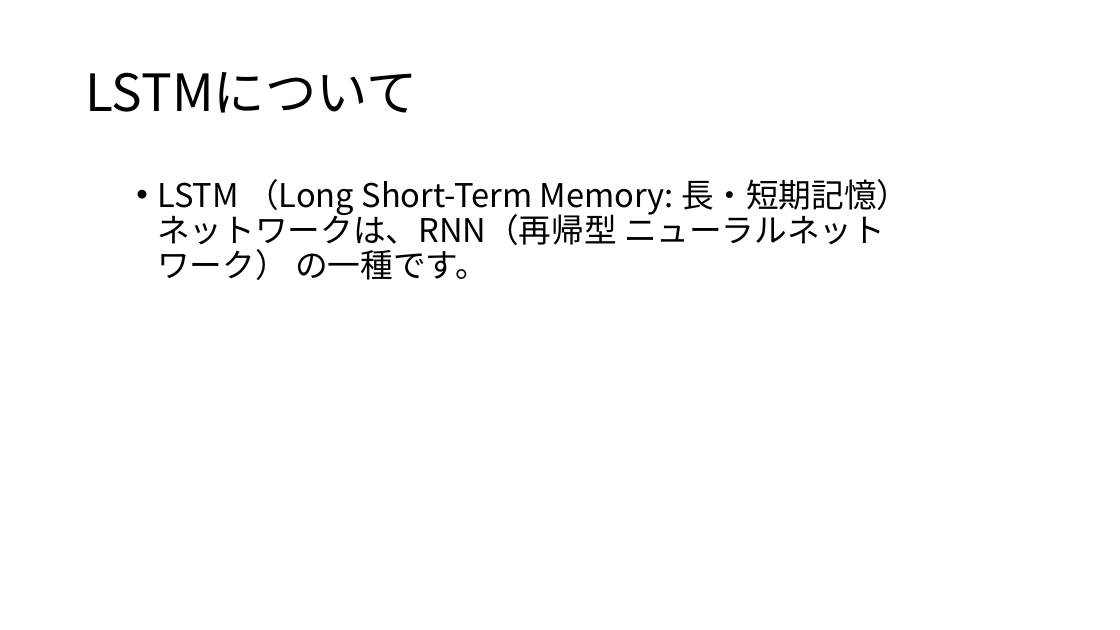
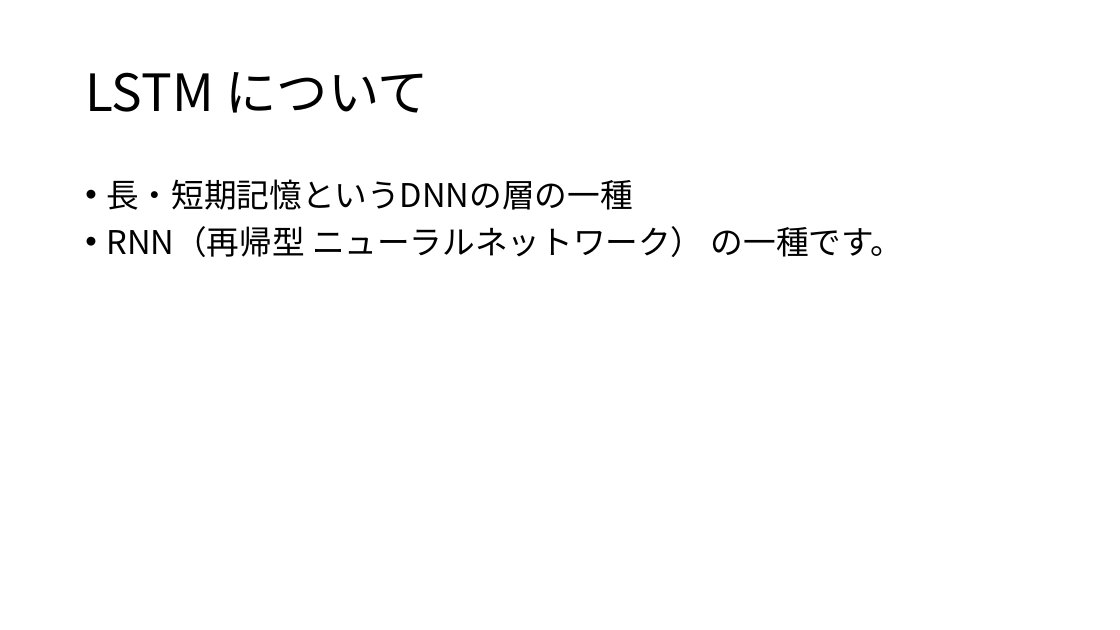
Before and after one commit to yoshitake266/bitComposer_prj, a slide deck: slide 9 of presentation/bit Composer.pptx. Drawn at 1120x630 pixels with LibreOffice and Linux fonts; fonts in the diff are those of the drawing. Boxes give left, top, right and bottom in pixels: in the first picture for what was removed or moved away, otherwise in the second. Text is boxed around its words. In the diff, an @@ line names an element or a change of style, - is before the commit and + after.

```diff
--- a/presentation/bit Composer.pptx
+++ b/presentation/bit Composer.pptx
@@ title at <box>85,72,430,113</box>: spaces changed @@
-LSTMについて
+LSTM について
@@ text at <box>106,179,904,257</box>: text changed @@
-• LSTM （Long Short-Term Memory: 長・短期記憶）ネットワークは、RNN（再帰型 ニューラルネットワーク） の一種です。
+• 長・短期記憶というDNNの層の一種
+• RNN（再帰型 ニューラルネットワーク） の一種です。
```
Also in this commit, not shown: 6 other slides changed, 4 slides added, 3 slides removed, 2 other files.
